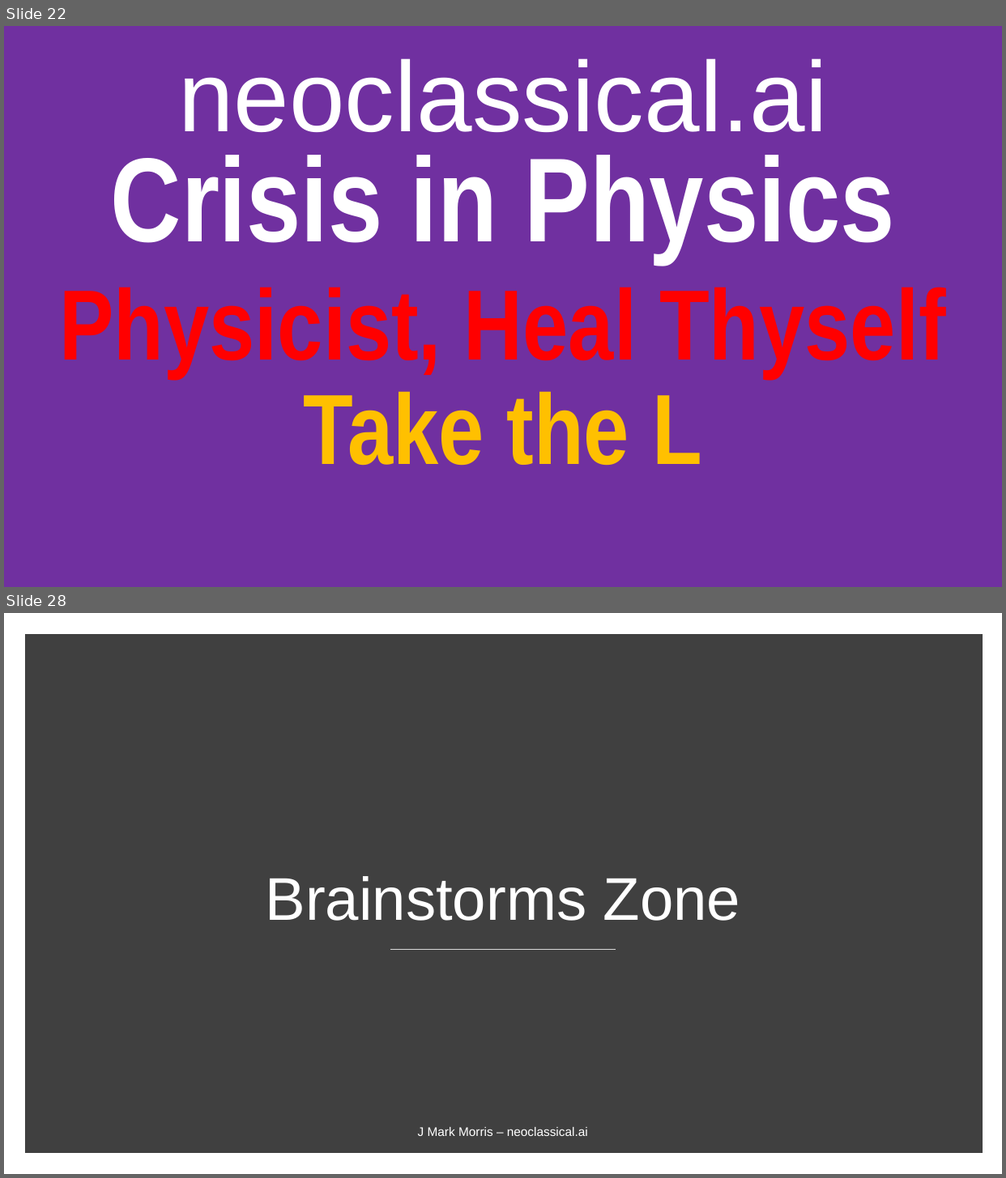
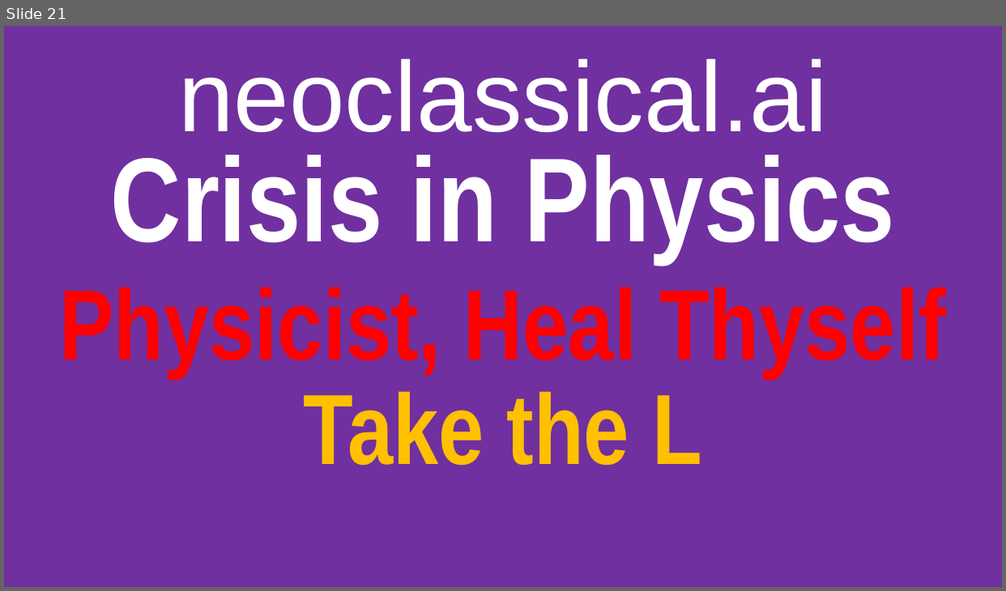
Before and after one commit to jmarkmorris/architrino, a slide deck: reference/archie/presentations/NPQG Video - Titles and Templates.pptx. Shown one above the other, each under a label of ours: slides 22 and 28 before the commit, slide 21 after it; the slides between them are not shown. The pictures are 1006x1178 and 1006x591 pixels, drawn with LibreOffice and Linux fonts; fonts in the diff are those of the drawing. Boxes give left, top, right and bottom in pixels: in the first picture for what was removed or moved away, otherwise in the second. Text is boxed around its words. In the diff, an @@ line names an element or a change of style, - is before the commit and + after.

```diff
--- a/reference/archie/presentations/NPQG Video - Titles and Templates.pptx
+++ b/reference/archie/presentations/NPQG Video - Titles and Templates.pptx
@@ slide 28 removed at box(4, 613, 1002, 1174), background #FFFFFF @@
@@ rectangle removed at box(30, 639, 978, 1148) @@
@@ title removed at box(265, 876, 741, 921) @@
-Brainstorms Zone
@@ line removed from (391, 949) to (616, 949) @@
@@ text removed at box(418, 1127, 588, 1136) @@
-J Mark Morris – neoclassical.ai
@@ what was slide 22 is now slide 21 @@
```
Also in this commit, not shown: 6 other slides removed, 16 other files.
